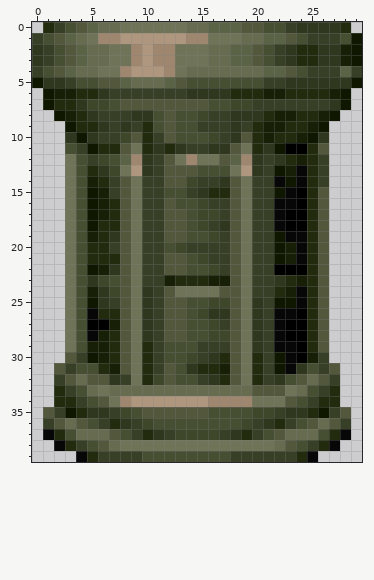
Two versions of one pixel-art sprite, sprites/col2a0.png. The picture above was drawn from the file before the commit.
The file is 30x40 pixels. Colours within 5 levels of each other are drawn and written as one.
The same view after the edit:
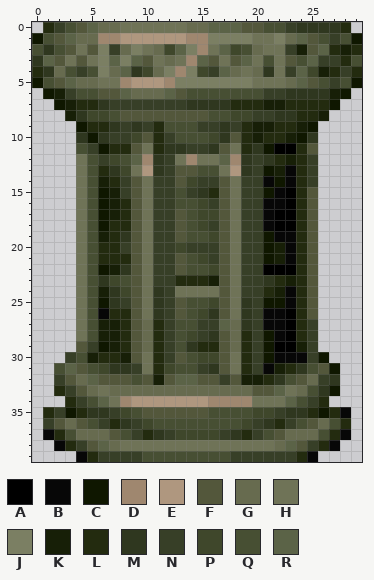
Palette (. is transparent): A #000000  B #070707  C #0f1700  D #9f876f  E #af977f  F #53573b  G #676b4f  H #6f7357  J #7b7f63  K #171f07  L #232b0f  M #2f371f  N #373f27  P #3f472b  Q #474f33  R #5b6347
Difference:
@@ x 0..29 @@
  0 .LNQFRGGHHHHHHGGRRRFFQQNMMMML.
- 1 NQFRGHDDEEEEEEDDHHHGGRRFQNNNQC
- 2 MNQFRGGHHDEDDHHHGGRRFQNMLLMMKC
- 3 MNQFRGGHHDEDDHHHGGRRFQNMLLMMKC
- 4 NQFRGGHHDEEEDHGGGGGGGRRFQNNNRN
- 5 CMMNQQFFRGGGRFQQQQQQQNNMMMMMMC
- 6 .CKKLLMNNNNNNNMMMMLLLKKLLLLKC.
- 7 .CLLMPPQFFFFFFFFQQPPNNNNNNNMC.
- 8 ..CKLMNNNMMQFQQPNNMMMLKKLLKC..
- 9 ...CLLMNMNLQFQQNNNMNLKKLLKC...
-10 ...MCMNNPFLNFQQQPNMFLKLLKCM...
-11 ...QNCLLFHLMLMNNMMFHLMCAALF...
-12 ...HQNPQRDMNFHDHHFRDMNMLKLN...
-13 ...HQLMPHEMNFFFQQQHEMNCKBLN...
-14 ...HQKLNFHNNFFPNNMFHNNBCBLN...
-15 ...HQCKNFHNNQQNMLLFHNNCBALF...
-16 ...HQCKLFHNNFQQPNNFHNNBBALF...
-17 ...HQCKLFHNNFFQPPNFHNNBAALF...
-18 ...HQCLLFHNNFFQPNMFHNNBAALF...
-19 ...HQKLMFHNNFFQQPNFHNNCBBLF...
-20 ...HQLLNFHNNQPNNNNFHNNCKBLF...
-21 ...HQLLLFHNNFFQPNNFHNNCKBLF...
-22 ...HQCKMFHNNFFQQPNFHNNAAALF...
-23 ...HQMPQFHNNKLLLKKFHNNMLKLF...
-24 ...HQKMPFHMNFHHHHFFHNNLKBLF...
-25 ...HQCMNFHMNFFQQPPFHMNCCBLF...
-26 ...HQBLLFHMNFFQPMMFHMNBBALF...
-27 ...HQAAKFHMNFFQQPNFHMNBAALF...
-28 ...HQBKLFHMNFFQQPPFHMNBAALF...
-29 ...HQKKLFHLNQQQNNNFHMNBBALF...
-30 ...FNCKLFHLNQQPNMLFHLNCBAKN...
-31 ..FNQQLKFHLNFQMLLKFHLNCBMQNF..
-32 ..NFGFFMNHLPFQQNMLFHLNMQFGFN..
-33 ..LNQGHGGGGGGGGGGGGGFFFHGQNL..
-34 ..LLNQFHDEEEEEEEDDDDHHHFQNLL..
-35 .FNCLMMNPQFFFFFFQQQQPPNMMLCNF.
-36 .NFGFQNLMNPQQQQQQQQPNMLNQFGFN.
+ 1 CQFRGGDDEEEEEEDDJJJJHHJGRFQNQC
+ 2 QMQFHFJNGJHGPRJDHRPQGHHNKFRLKL
+ 3 MRFHFHJRJRFHGHDRFHFRHQHFQRNNLQ
+ 4 LMGQNQJGRMPGJDJPNRGHGMHNRPKLNL
+ 5 CQFRGGHHDEEEDJJJJJJJHHHGRFQNQC
+ 6 .CKNQQFFRGGGRFQQQQQQQNNMMMMKC.
+ 7 ..CKLLMNNNNNNNMMMMLLLKKLLLLC..
+ 8 ...KMPPQFFFFFFFFQQPPNNMMLLK...
+ 9 ....CLLMNMNLQQQNNMNLKKLLKC....
+10 ....MCMNNPFLNQQQPMFLKLLKCM....
+11 ....QNCLLFHLMMNNMFHLMCAALF....
+12 ....HQNPQRDMNHDHHRDMNMLKLN....
+13 ....HQLMPHEMNFFQQHEMNCKBLN....
+14 ....HQKLNFHNNFPNNFHNNBCBLN....
+15 ....HQCKNFHNNQNMLFHNNCBALF....
+16 ....HQCKLFHNNQQPNFHNNBBALF....
+17 ....HQCKLFHNNFQPPFHNNBAALF....
+18 ....HQCLLFHNNFQPNFHNNBAALF....
+19 ....HQKLMFHNNFQQPFHNNCBBLF....
+20 ....HQLLNFHNNPNNNFHNNCKBLF....
+21 ....HQLLLFHNNFQPNFHNNCKBLF....
+22 ....HQCKMFHNNFQQPFHNNAAALF....
+23 ....HQMPQFHNNLLLKFHNNMLKLF....
+24 ....HQKMPFHMNHHHHFHNNLKBLF....
+25 ....HQCMNFHMNFQQPFHMNCCBLF....
+26 ....HQBLLFHMNFQPMFHMNBBALF....
+27 ....HQKKLFGLNQQNNRGMNBBALN....
+28 ....HQKKLFGLNQPNMFGLNCBALN....
+29 ....FNCKLFGLNQMLLFGLNCAAKN....
+30 ...NQKLLKFHLNFQPPFHLNCBBBNC...
+31 ..QRFQPMMNHLPQQNMFHLNBKLMQFC..
+32 ..NFGRFFFQFKFRRFFNFKKLMQFGNM..
+33 ..LNFGHGGGGGGGGGGGGGFFRHGQMC..
+34 ...LNQRHDEEEEEEEDDDDHHHRQNL...
+35 .LNCLMMNPQFFFFFFQQQQPPNMMLCLB.
+36 .NFGFQNLMNPQQQQQQQQPNMLNQFGQL.
 37 .BLQGGGFQNLMNPPPPNMLNQFGGGQLB.
-38 ..BLNQFGHHHHHHHHHHHHHHGFQNLB..
+38 ..BLNFRGHHHHHHHHHHHHHHGRFNLB..
 39 ....BLNNNNQQQQQQQQNNNNNNLB....
